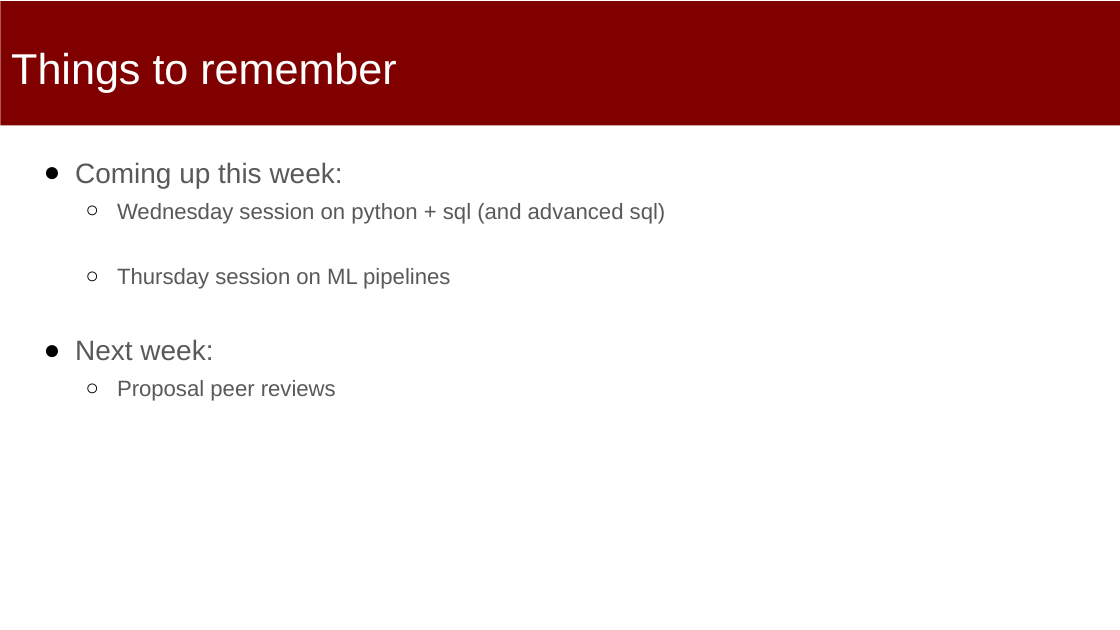
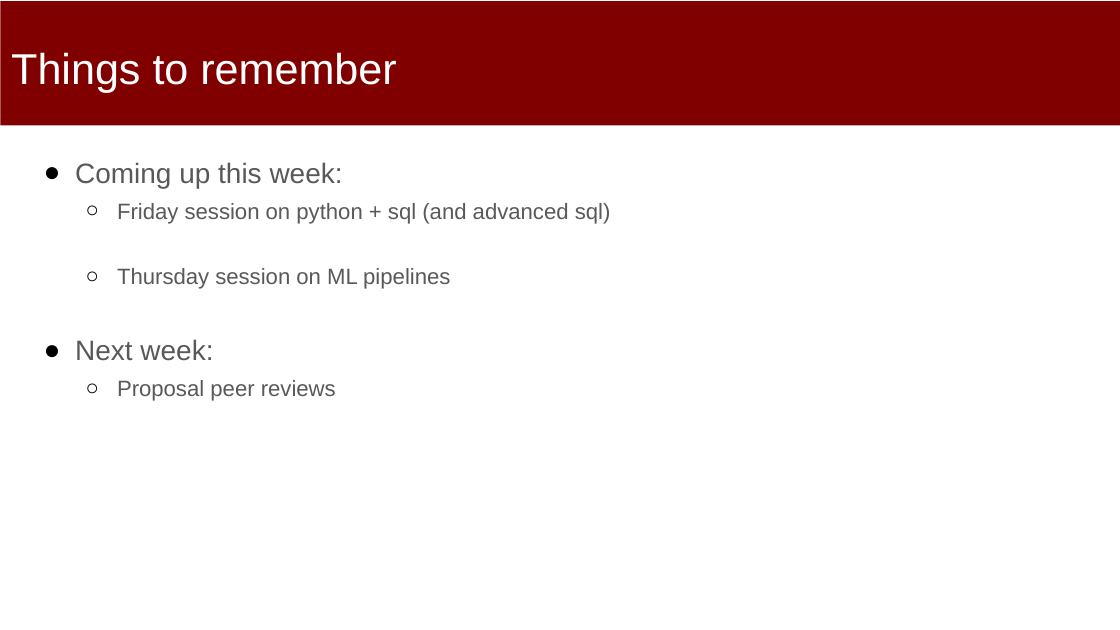
Before and after one commit to dssg/mlforpublicpolicylab, a slide deck: slide 2 of Lectures/07-formulation-and-baselines.pptx. Drawn at 1120x630 pixels with LibreOffice and Linux fonts; fonts in the diff are those of the drawing. Boxes give left, top, right and bottom in pixels: in the first picture for what was removed or moved away, otherwise in the second. Text is boxed around its words. In the diff, an @@ line names an element or a change of style, - is before the commit and + after.

```diff
--- a/Lectures/07-formulation-and-baselines.pptx
+++ b/Lectures/07-formulation-and-baselines.pptx
@@ text at [117, 203, 611, 224]: text changed @@
-  ○ Wednesday session on python + sql (and advanced sql)
+  ○ Friday session on python + sql (and advanced sql)
```
Also in this commit, not shown: 3 other slides changed, 7 slides added, 3 slides removed, 1 other file.
